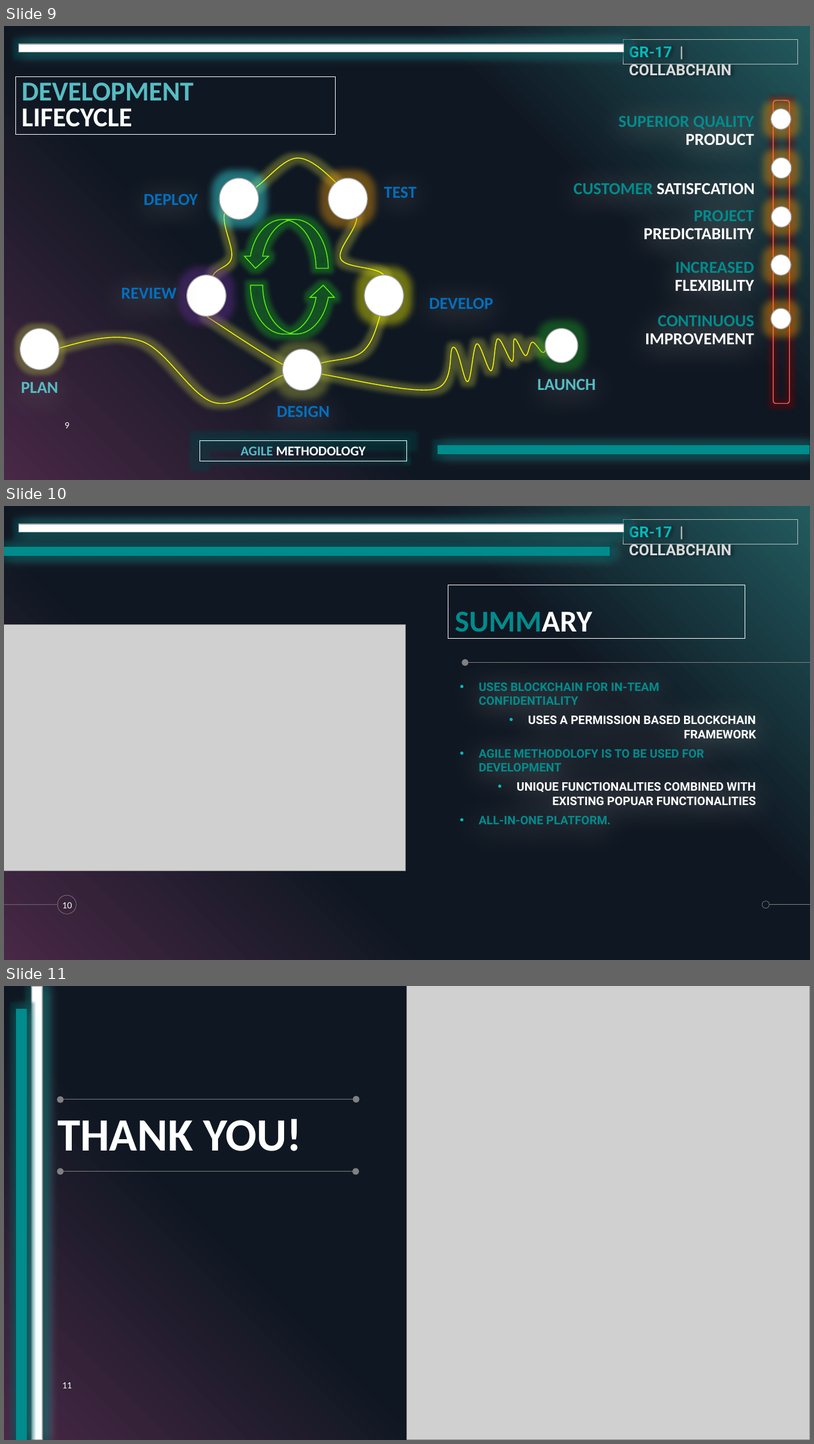
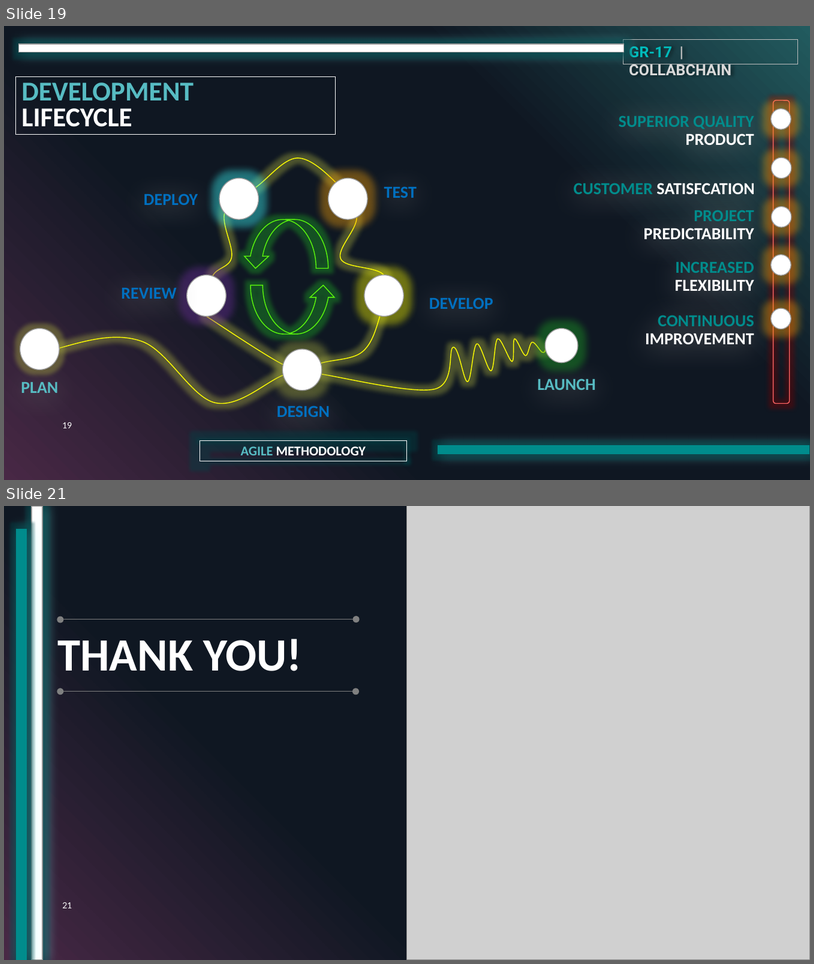
Before and after one commit to dhirajksharma/collabchain, a slide deck: Documents/Deliverables/SlideDeck/collabchain.pptx. Shown one above the other, each under a label of ours: slides 9, 10 and 11 before the commit, slides 19 and 21 after it; the slides between them are not shown. The pictures are 814x1444 and 814x964 pixels, drawn with LibreOffice and Linux fonts; fonts in the diff are those of the drawing; grey boxes stand for pictures. Boxes give left, top, right and bottom in pixels: in the first picture for what was removed or moved away, otherwise in the second. Text is boxed around its words. In the diff, an @@ line names an element or a change of style, - is before the commit and + after.

```diff
--- a/Documents/Deliverables/SlideDeck/collabchain.pptx
+++ b/Documents/Deliverables/SlideDeck/collabchain.pptx
@@ slide 10 removed at box(4, 506, 810, 960), background #000000; not listed: 5 template elements that a slide beside it also shows @@
@@ rectangle removed at box(623, 519, 798, 544) @@
-GR-17 | COLLABCHAIN
@@ rectangle removed at box(19, 524, 624, 532) @@
@@ rectangle removed at box(4, 547, 609, 555) @@
@@ title removed at box(449, 585, 746, 639) @@
-SUMMARY
@@ picture removed at box(4, 625, 405, 871) @@
@@ ellipse removed at box(462, 659, 468, 666) @@
@@ line removed from (810, 663) to (467, 663) @@
@@ text removed at box(479, 682, 756, 824) @@
-• USES BLOCKCHAIN FOR IN-TEAM CONFIDENTIALITY
-• USES A PERMISSION BASED BLOCKCHAIN FRAMEWORK
-• AGILE METHODOLOFY IS TO BE USED FOR DEVELOPMENT
-• UNIQUE FUNCTIONALITIES COMBINED WITH EXISTING POPUAR FUNCTIONALITIES
-• ALL-IN-ONE PLATFORM.
@@ page number removed at box(62, 902, 72, 908) @@
-10
@@ what was slide 9 is now slide 19 @@
@@ page number at box(62, 422, 72, 428): text changed @@
-9
+19
@@ what was slide 11 is now slide 21 @@
@@ page number at box(62, 902, 72, 908): text changed @@
-11
+21
```
Also in this commit, not shown: 1 slide changed, 11 slides added, 1 other file.
